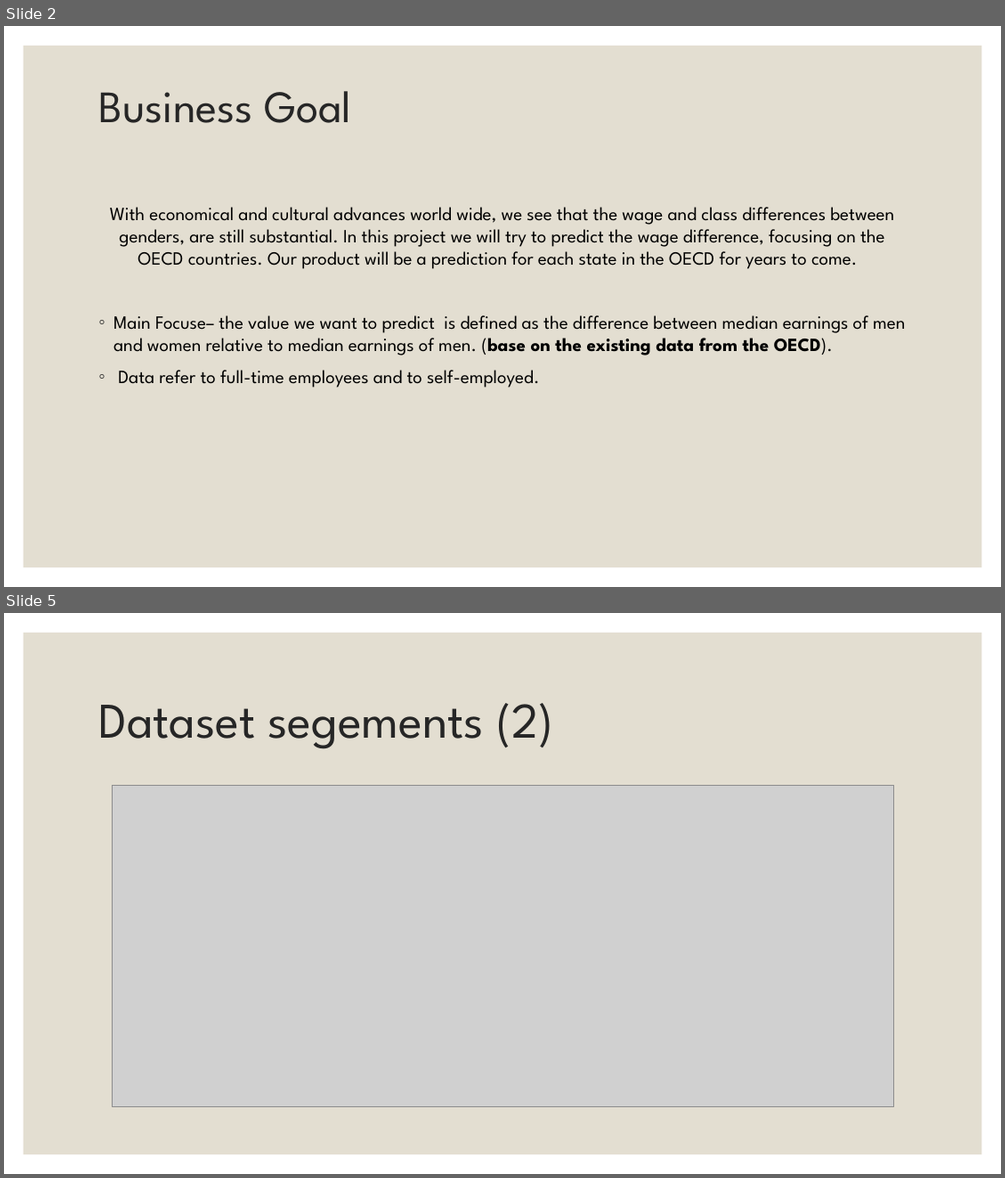
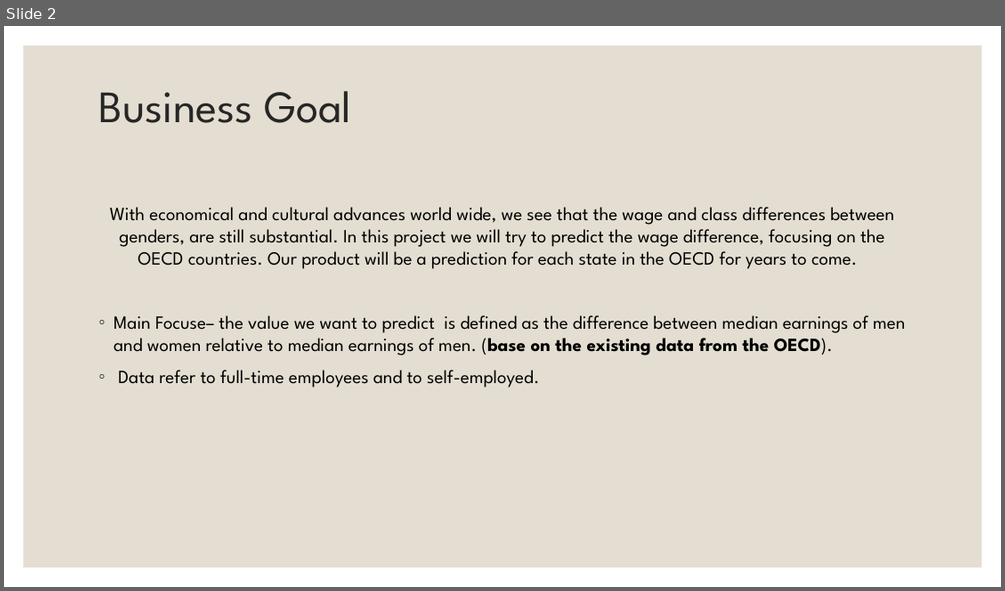
Before and after one commit to EylonSaadon/DataScienceWorkShop, a slide deck: Sallary gap predictionfrom Project Demo.pptx. Shown one above the other, each under a label of ours: slides 2 and 5 before the commit, slide 2 after it; the slides between them are not shown. The pictures are 1005x1178 and 1005x591 pixels, drawn with LibreOffice and Linux fonts; fonts in the diff are those of the drawing; grey boxes stand for pictures. Boxes give left, top, right and bottom in pixels: in the first picture for what was removed or moved away, otherwise in the second. Text is boxed around its words. In the diff, an @@ line names an element or a change of style, - is before the commit and + after.

```diff
--- a/Sallary gap predictionfrom Project Demo.pptx
+++ b/Sallary gap predictionfrom Project Demo.pptx
@@ slide 5 removed at [4,613,1001,1174], background #FFFFFF; not listed: 1 template element that a slide beside it also shows @@
@@ title removed at [98,703,553,749] @@
-Dataset segements (2)
@@ picture removed at [112,785,893,1107] @@
```
Also in this commit, not shown: 6 slides changed, 1 slide added.
